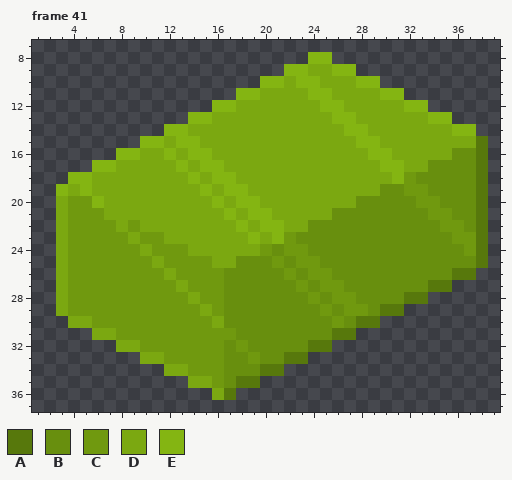
File history of a pixel-art file, sourceicons/static/materialspritesheet.ase. This is how it looked before the edit.
42x42 pixels, 100 frames. Shown: frame 41: x 1..39, y 7..37.
Palette (. is transparent): A #57780c  B #688f0e  C #70990f  D #7ba811  E #84b512
Pixels before, frame 41, first column x 3:
 8 .....................EE.............
 9 ...................EEDDEE...........
10 .................EEDEEDDDEE.........
11 ...............EEDDDDEEDDDDEE.......
12 .............EEDDDDDDDEEDDDDDEE.....
13 ...........EEDDDDDDDDDDEEDDDDDDEE...
14 .........EEDDDDDDDDDDDDDEEDDDDDDDEE.
15 .......EEDEEDDDDDDDDDDDDDEEDDDDDDDDA
16 .....EEDDEDEEDDDDDDDDDDDDDEEDDDDDBBA
17 ...EEDDDDDEDEEDDDDDDDDDDDDDEEDDBBBBA
18 .EEDDDDDDDDEDEEDDDDDDDDDDDDDECBBBBBA
19 EDEDDDDDDDDDEDEEDDDDDDDDDDDBBCCBBBBA
20 DCCEDDDDDDDDDEDEEDDDDDDDDBBBBBCCBBBA
21 DCCCDDDDDDDDDDEDEEDDDDDBBBBBBBBCCBBA
22 DCCCCDCDDDDDDDDEDEEDDBBBBBBBBBBBCCBA
23 DCCCCCDCCDDDDDDDEDECBBBBBBBBBBBBBCCA
24 DCCCCCCDCCCDDDDDDCBCCBBBBBBBBBBBBBCA
25 DCCCCCCCDCCCCDDBBBCBCCBBBBBBBBBBBBBA
26 DCCCCCCCCDCCCCBBBBBCBCCBBBBBBBBBBAA.
27 DCCCCCCCCCDCCCBBBBBBCBCCBBBBBBBAA...
28 DCCCCCCCCCCDCCBBBBBBBCBCCBBBBAA.....
29 DCCCCCCCCCCCDCBBBBBBBBCBCCBAA.......
30 .DDCCCCCCCCCCDBBBBBBBBBCBAA.........
31 ...DDCCCCCCCCCCBBBBBBBBAA...........
32 .....DDCCCCCCCBCBBBBBAA.............
33 .......DDCCCCCBBCBBAA...............
34 .........DDCCCBBBAA.................
35 ...........DDCBAA...................
36 .............DA.....................
Once edited:
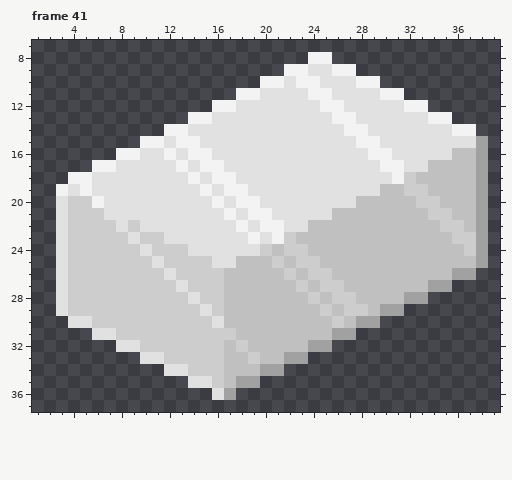
Change:
Colour A changes from #57780c to #a1a1a1.
Colour B changes from #688f0e to #c0c0c0.
Colour C changes from #70990f to #cdcdcd.
Colour D changes from #7ba811 to #e1e1e1.
Colour E changes from #84b512 to #f3f3f3.
Pixel boxes of the changes (left, top, right, bottom) in both pictures:
changed: (56, 52, 488, 400)
